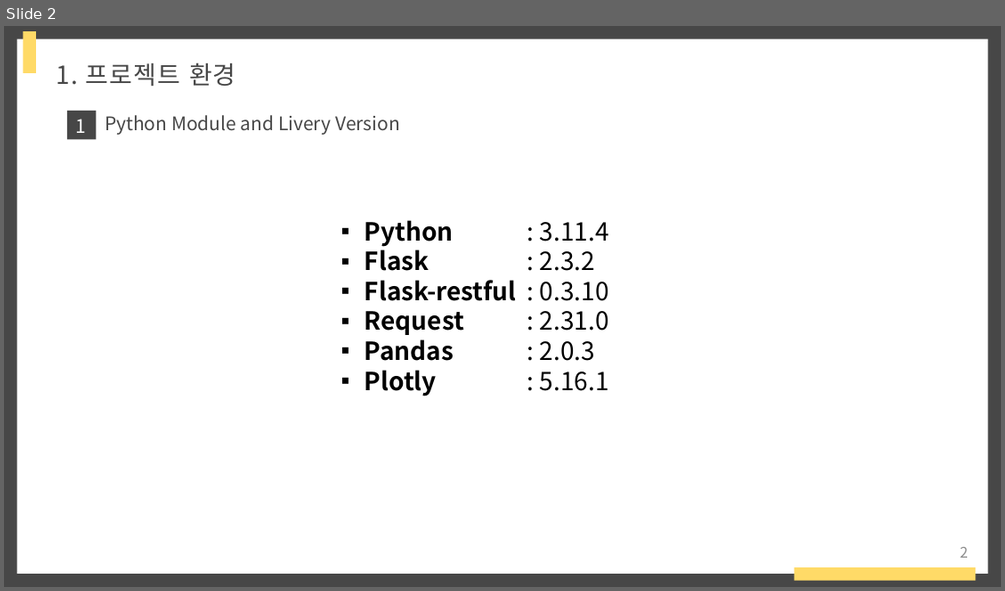
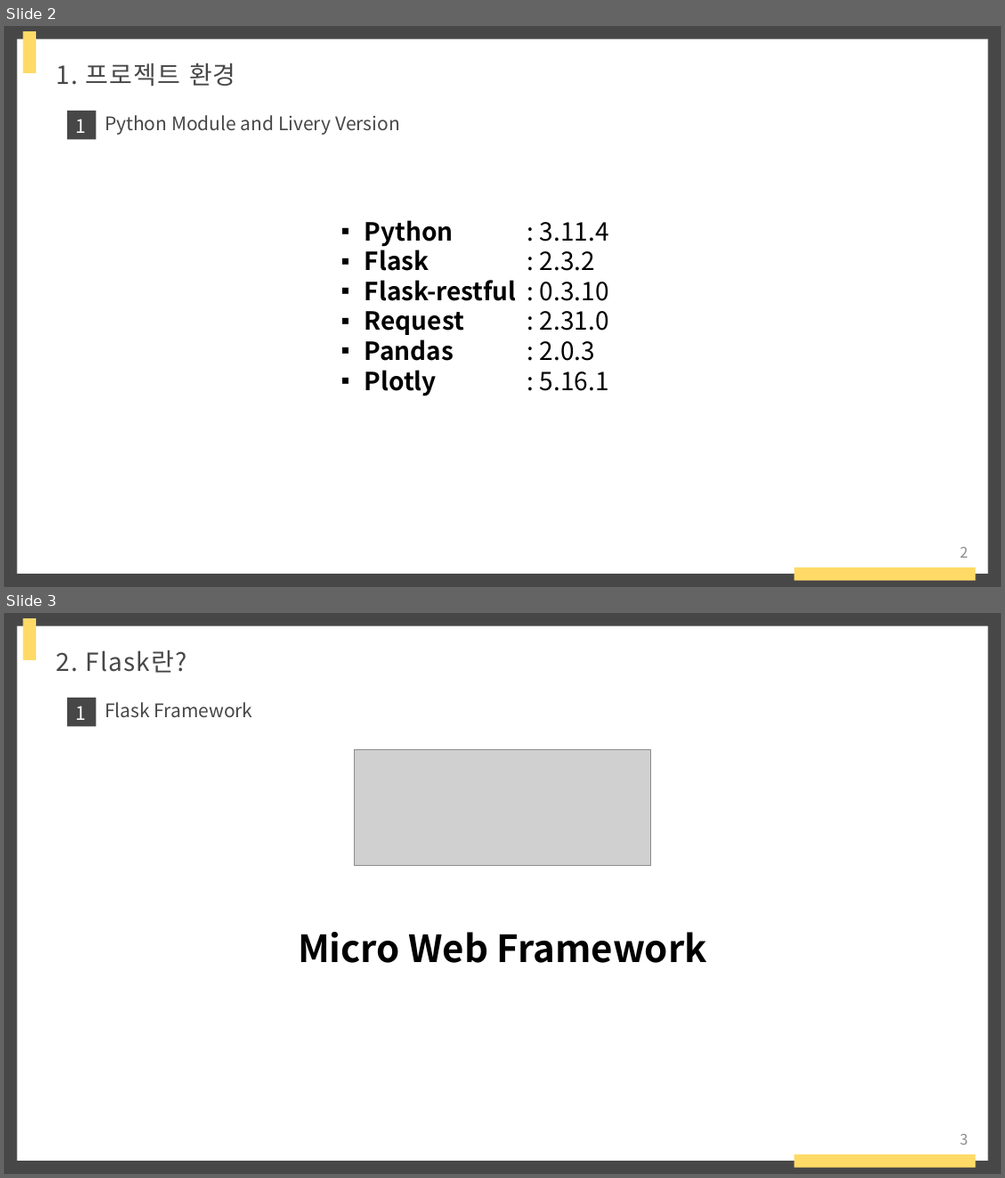
Before and after one commit to raccoon-coding/Eins-Internship, a slide deck: 아인스에스엔시 발표.pptx. Shown one above the other, each under a label of ours: slide 2 before the commit, slides 2 and 3 after it. The pictures are 1005x591 and 1005x1178 pixels, drawn with LibreOffice and Linux fonts; fonts in the diff are those of the drawing; grey boxes stand for pictures. Boxes give left, top, right and bottom in pixels: in the first picture for what was removed or moved away, otherwise in the second. Text is boxed around its words. In the diff, an @@ line names an element or a change of style, - is before the commit and + after.

```diff
--- a/아인스에스엔시 발표.pptx
+++ b/아인스에스엔시 발표.pptx
@@ slide 3 added at (x1=4, y1=613, x2=1001, y2=1174), background #474747; not listed: 5 template elements that a slide beside it also shows @@
@@ text added at (x1=57, y1=650, x2=186, y2=673), 24 pt, text #474747 @@
+2. Flask란?
@@ text added at (x1=76, y1=706, x2=87, y2=720), 18 pt, text #FFFFFF @@
+1
@@ text added at (x1=105, y1=702, x2=253, y2=718), 18 pt, text #474747 @@
+Flask Framework
@@ picture added at (x1=355, y1=750, x2=651, y2=866) @@
@@ text added at (x1=298, y1=932, x2=707, y2=963), 36 pt, text #000000, bold @@
+Micro Web Framework
```
Also in this commit, not shown: 12 slides changed, 4 other slides added, 13 other files.
